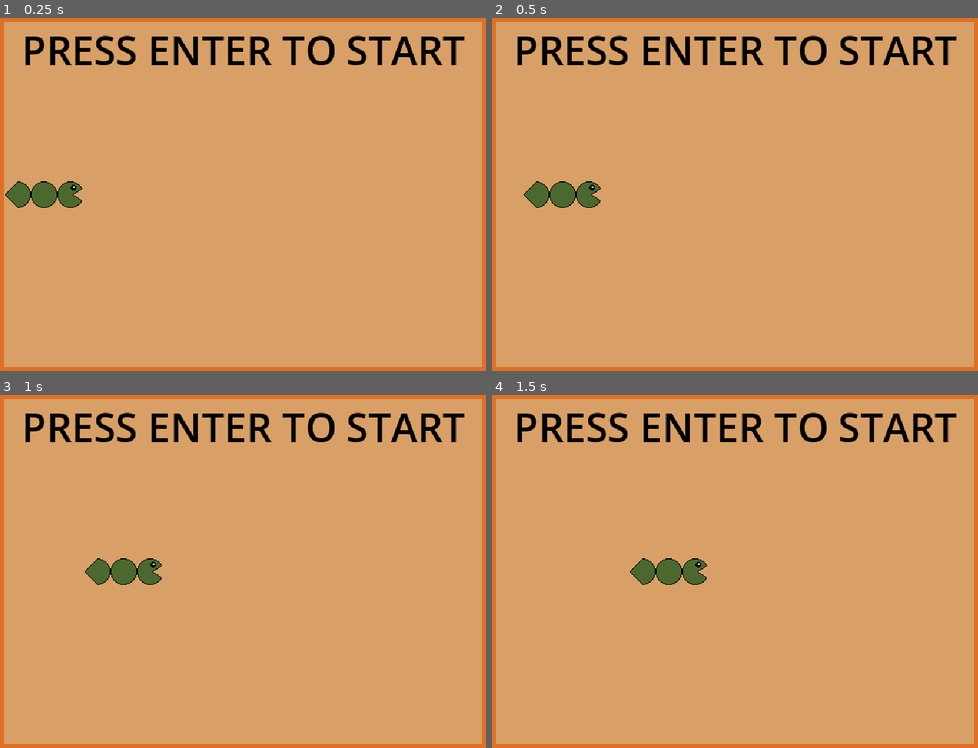
Above: before the commit, frames 1-4 (two rows, left to right).
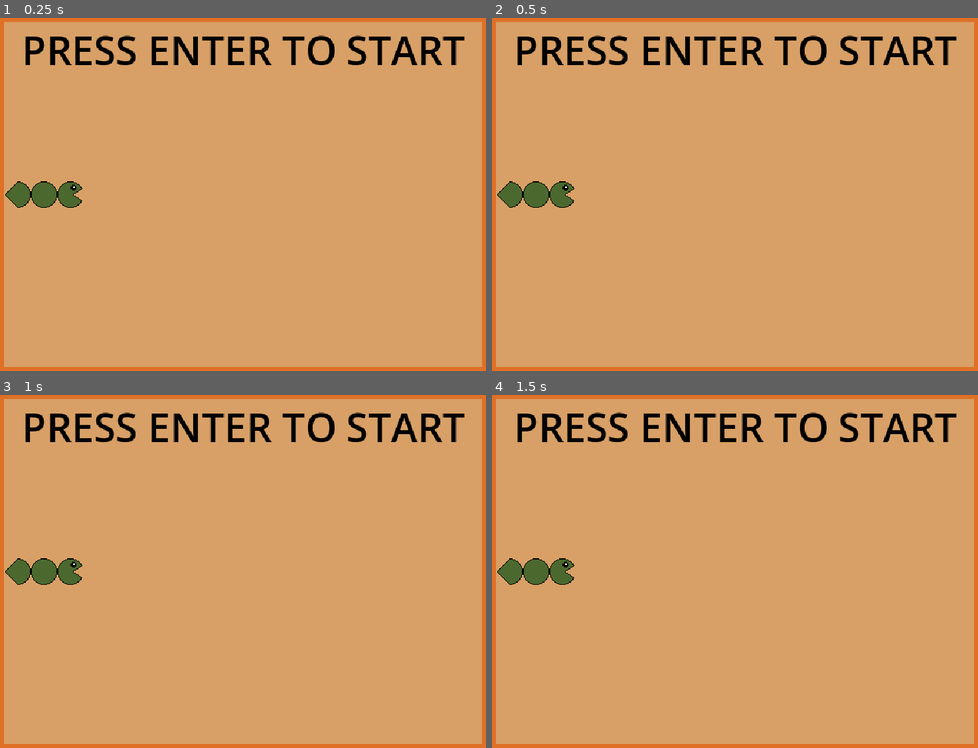
Above: after the commit, the same moments.

Repository: tkrippes/the-diabetic-pac-snake
Game: Godot game, scene res://scenes/main.tscn
Same seed, same stepped clock (60 frames per second), same inputs: the game is played once before the commit and once after it.
Inputs:
- Up to frame 1 (0.25 s): no input
- Up to frame 2 (0.5 s): no input
- Up to frame 3 (1 s): tap Enter at 0.5 s; hold Right (move_right) from 0.53 s (still down)
- Up to frame 4 (1.5 s): tap Enter at 1.25 s; release Right (move_right) at 1.28 s; hold Down (move_down) from 1.28 s (still down)

Frame 1 is identical in both runs. In frame 2, 0.7% of the frame differs, in the area x 1-23%, y 46-54%; in frame 3, 1.7%, in the area x 1-34%, y 46-54%; in frame 4, 1.7%.

Commit message:
feat: add game state mechanics
show start label on start and only start game after pressing enter
show score while playing
show game over when snake dies and press enter to restart game
reset snake on restart

Diff:
--- a/scenes/main.tscn
+++ b/scenes/main.tscn
@@ -1,10 +1,14 @@
-[gd_scene load_steps=3 format=3 uid="uid://bndv6rbdippte"]
+[gd_scene load_steps=4 format=3 uid="uid://bndv6rbdippte"]
 
+[ext_resource type="Script" uid="uid://s7jlxswo7gl0" path="res://scripts/main.gd" id="1_jyhfs"]
 [ext_resource type="PackedScene" uid="uid://d1aefsrrunjab" path="res://scenes/world.tscn" id="1_o5qli"]
 [ext_resource type="PackedScene" uid="uid://cd3myu31d37mo" path="res://scenes/user_interface.tscn" id="2_0wfyh"]
 
 [node name="Main" type="Node"]
+script = ExtResource("1_jyhfs")
 
 [node name="World" parent="." instance=ExtResource("1_o5qli")]
 
 [node name="UserInterface" parent="." instance=ExtResource("2_0wfyh")]
+
+[connection signal="snake_died" from="World" to="." method="_on_snake_died"]
--- a/scenes/snake.tscn
+++ b/scenes/snake.tscn
@@ -51,6 +51,5 @@
 
 [node name="MovementTimer" type="Timer" parent="."]
 wait_time = 0.25
-autostart = true
 
 [connection signal="timeout" from="MovementTimer" to="." method="_on_movement_timer_timeout"]
--- a/scenes/world.tscn
+++ b/scenes/world.tscn
@@ -1,11 +1,15 @@
-[gd_scene load_steps=3 format=3 uid="uid://d1aefsrrunjab"]
+[gd_scene load_steps=4 format=3 uid="uid://d1aefsrrunjab"]
 
+[ext_resource type="Script" uid="uid://dus8anil2juab" path="res://scripts/world.gd" id="1_4wyf3"]
 [ext_resource type="PackedScene" uid="uid://dvih3eix4tmwx" path="res://scenes/arena.tscn" id="1_rwgxs"]
 [ext_resource type="PackedScene" uid="uid://cqqmj8c047o68" path="res://scenes/snake.tscn" id="2_4wyf3"]
 
 [node name="World" type="Node2D"]
+script = ExtResource("1_4wyf3")
 
 [node name="Arena" parent="." instance=ExtResource("1_rwgxs")]
 
 [node name="Snake" parent="." instance=ExtResource("2_4wyf3")]
 position = Vector2(80, 240)
+
+[connection signal="died" from="Snake" to="." method="_on_snake_died"]
--- /dev/null
+++ b/scripts/main.gd
@@ -0,0 +1,43 @@
+extends Node
+
+var _score: int = 0
+var _state: GameState = GameState.START
+
+enum GameState {
+	START,
+	PLAYING,
+	GAME_OVER
+}
+
+@onready var world: World = $World
+@onready var user_interface: UserInterface = $UserInterface
+
+
+func _process(_delta: float) -> void:
+	if Input.is_action_just_pressed("enter"):
+		if _state == GameState.START:
+			_start_game()
+		elif _state == GameState.GAME_OVER:
+			_restart_game()
+
+
+func _on_snake_died() -> void:
+	_state = GameState.GAME_OVER
+	user_interface.show_game_over_label()
+
+
+func _start_game() -> void:
+	_update_score(0)
+	_state = GameState.PLAYING
+	user_interface.show_score_label()
+	world.start_snake()
+
+
+func _restart_game() -> void:
+	_state = GameState.START
+	user_interface.show_start_label()
+
+
+func _update_score(score: int) -> void:
+	_score = score
+	user_interface.update_score(_score)
--- a/scripts/snake.gd
+++ b/scripts/snake.gd
@@ -1,4 +1,7 @@
+class_name Snake
 extends Node2D
+
+signal died
 
 enum Direction {
 	UP,
@@ -11,14 +14,27 @@
 
 @onready var head: CharacterBody2D = $Head
 @onready var head_sprite: Sprite2D = $Head/Sprite
+
 @onready var bodies: Array[CharacterBody2D] = [$Body]
 @onready var body_sprites: Array[Sprite2D] = [$Body/Sprite]
+
 @onready var tail: CharacterBody2D = $Tail
 @onready var tail_sprite: Sprite2D = $Tail/Sprite
 
+@onready var movement_timer: Timer = $MovementTimer
+
+var _head_initial_position: Vector2
+var _body_initial_position: Vector2
+var _tail_initial_position: Vector2
 
 var _last_direction := Direction.RIGHT
 var _current_direction := Direction.RIGHT
+
+
+func _ready() -> void:
+	_head_initial_position = head.position
+	_body_initial_position = bodies[0].position
+	_tail_initial_position = tail.position
 
 
 func _process(_delta: float) -> void:
@@ -40,6 +56,22 @@
 	_update_tail()
 	_update_bodies()
 	_update_head()
+
+
+func start() -> void:
+	head.position = _head_initial_position
+	head.rotation_degrees = 0
+	bodies[0].position = _body_initial_position
+	bodies[0].rotation_degrees = 0
+	tail.position = _tail_initial_position
+	tail.rotation_degrees = 0
+
+	show()
+
+	_last_direction = Direction.RIGHT
+	_current_direction = Direction.RIGHT
+
+	movement_timer.start()
 
 
 func _update_tail() -> void:
@@ -102,7 +134,7 @@
 	var collision := head.move_and_collide(position_offset)
 	if (collision):
 		if (collision.get_collider() as Node).is_in_group("walls"):
-			queue_free()
+			_die()
 
 	_last_direction = _current_direction
 
@@ -134,3 +166,9 @@
 		Direction.RIGHT:
 			character.rotation_degrees = 0
 			sprite.flip_v = false
+
+
+func _die() -> void:
+	movement_timer.stop()
+	died.emit()
+	hide()
--- /dev/null
+++ b/scripts/world.gd
@@ -0,0 +1,14 @@
+class_name World
+extends Node2D
+
+signal snake_died
+
+@onready var snake: Snake = $Snake
+
+
+func _on_snake_died() -> void:
+	snake_died.emit()
+
+
+func start_snake() -> void:
+	snake.start()
Not shown, added: scripts/main.gd.uid
Not shown, added: scripts/world.gd.uid
